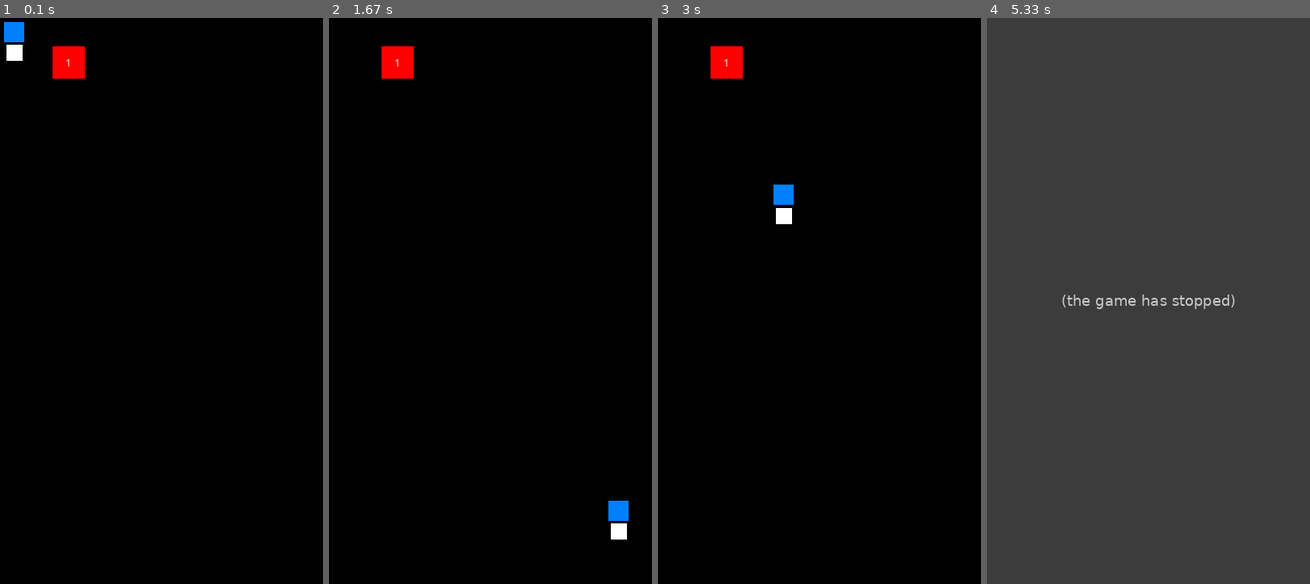
Above: before the commit, frames 1-4 (left to right).
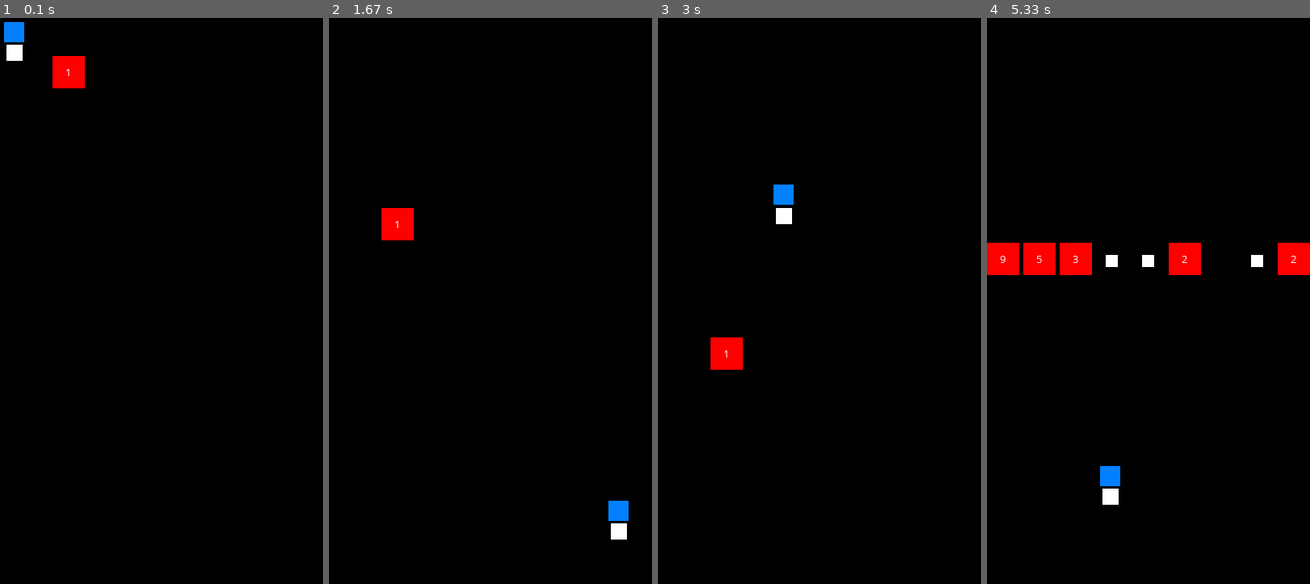
Above: after the commit, the same moments.

Repository: matthewha123/pygames
Game: pygame game, started from tutorial.py
The game is run twice, just before and just after one commit, with the same random seed, the same clock (stepped at 60 frames per second) and the same inputs.
Inputs (mouse positions are in pixels of both pictures, inside the frame that each line leads up to):
- Up to frame 1 (0.1 s): no input
- Up to frame 2 (1.67 s): click (490, 301) at 0.38 s; click (490, 340) at 0.72 s; click (390, 216) at 1.05 s; click (606, 499) at 1.38 s
- Up to frame 3 (3 s): click (703, 284) at 1.72 s; click (803, 448) at 2.05 s; click (809, 204) at 2.38 s; click (774, 182) at 2.72 s
- Up to frame 4 (5.33 s): click (1232, 250) at 3.05 s; click (1045, 357) at 3.38 s; click (1216, 199) at 3.72 s; click (1219, 159) at 4.05 s; click (1161, 278) at 4.38 s; click (1054, 267) at 4.72 s; click (1100, 465) at 5.05 s

The runs differ from the first frame. In frame 1, 0.4% of the frame differs, in the area x 16-27%, y 5-13%; in frame 2, 1.1%; in frame 3, 1.1%; in frame 4, 100%, in the area x 0-100%, y 0-100%.
Error before the commit: TypeError: unsupported operand type(s) for -: 'set' and 'list' (tutorial.py line 42); the game stopped at 5.02 s (later frames are placeholders)

Commit message:
Added movement of game elements

Diff:
--- a/GameObjects.py
+++ b/GameObjects.py
@@ -19,8 +19,13 @@
 	def destroy(self):
 		self.ignore = True
 
+	def move(self,dy):
+		self.y = self.y + dy
+
+
 	def draw(self,screen):
 		if not self.ignore:
+			self.rect = pg.Rect(self.x,self.y,self.square,self.square)
 			pg.draw.rect(screen, self.color, self.rect)
 
 
@@ -36,8 +41,12 @@
 		self.text = font.render(str(dmg),True,(255,255,255))
 		self.ignore = False
 
+	def move(self,dy):
+		self.y = self.y + dy
+
 	def draw(self,screen):
 		if not self.ignore:
+			self.rect = pg.Rect(self.x,self.y,self.square,self.square)
 			pg.draw.rect(screen,self.color,self.rect)
 			screen.blit(self.text, (self.x + (self.square - self.text.get_width())/2,
 							  self.y + (self.square- self.text.get_height())/2))
--- a/tutorial.py
+++ b/tutorial.py
@@ -18,7 +18,7 @@
 count = 0
 
 bodies = []
-
+chance_of_food = .25
 
 f = GameObjects.Food(20, 20, "food")
 bodies.append(f)
@@ -26,23 +26,28 @@
 b = GameObjects.Damage(65,35, 1)
 bodies.append(b)
 
+def move_GameObjects(bodies,dy):
+	for b in bodies:
+		b.move(dy)
+
 def draw_GameObjects(screen, bodies):
 	for b in bodies:
 		b.draw(screen)
 
 def generate_bodies(bodies):
-	global count
 	starting_x = {num for num in range(0,400,45)}
-	if(count > 300):
-		count = 0
-		empty_spaces = random.randint(0,3)
-		dmg_block_locations = random.sample(starting_x,8 - empty_spaces)
-		for x in dmg_block_locations:
-			bodies.append(GameObjects.Damage(x,40,random.randint(2,10)))
-		for x in (starting_x - dmg_block_locations):
-			pass
+	empty_spaces = random.randint(0,3)
+	dmg_block_locations = set(random.sample(starting_x,8 - empty_spaces))
+	for x in dmg_block_locations:
+		bodies.append(GameObjects.Damage(x,GameObjects.Damage.square,
+								   random.randint(2,10)))
 
+	food_chance = random.randint(1,int(1/chance_of_food))
 
+#	if(food_chance == 2):
+	for x in (starting_x - dmg_block_locations):
+		bodies.append(GameObjects.Food(x +(GameObjects.Damage.square-GameObjects.Food.square)/2,
+								 (GameObjects.Damage.square) + GameObjects.Food.square,"normal"))
 
 
 while not done:
@@ -54,7 +59,12 @@
 
 
 	screen.fill((0,0,0))
-	generate_bodies(bodies)
+
+	if(count>200):
+		generate_bodies(bodies)
+		count = 0
+
+	move_GameObjects(bodies,2)
 	head.move(pg.mouse.get_pos())
 	head.detect_collisions(bodies,screen)
 	draw_GameObjects(screen,bodies)
